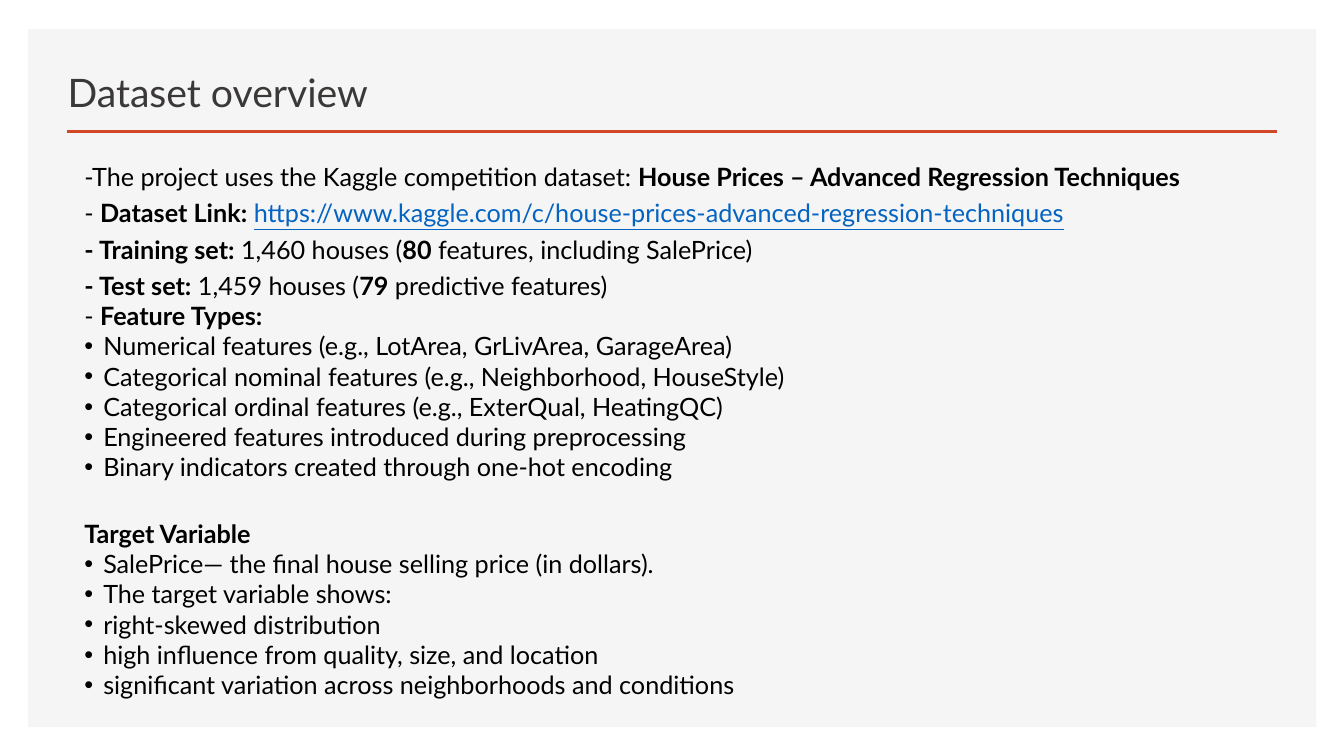
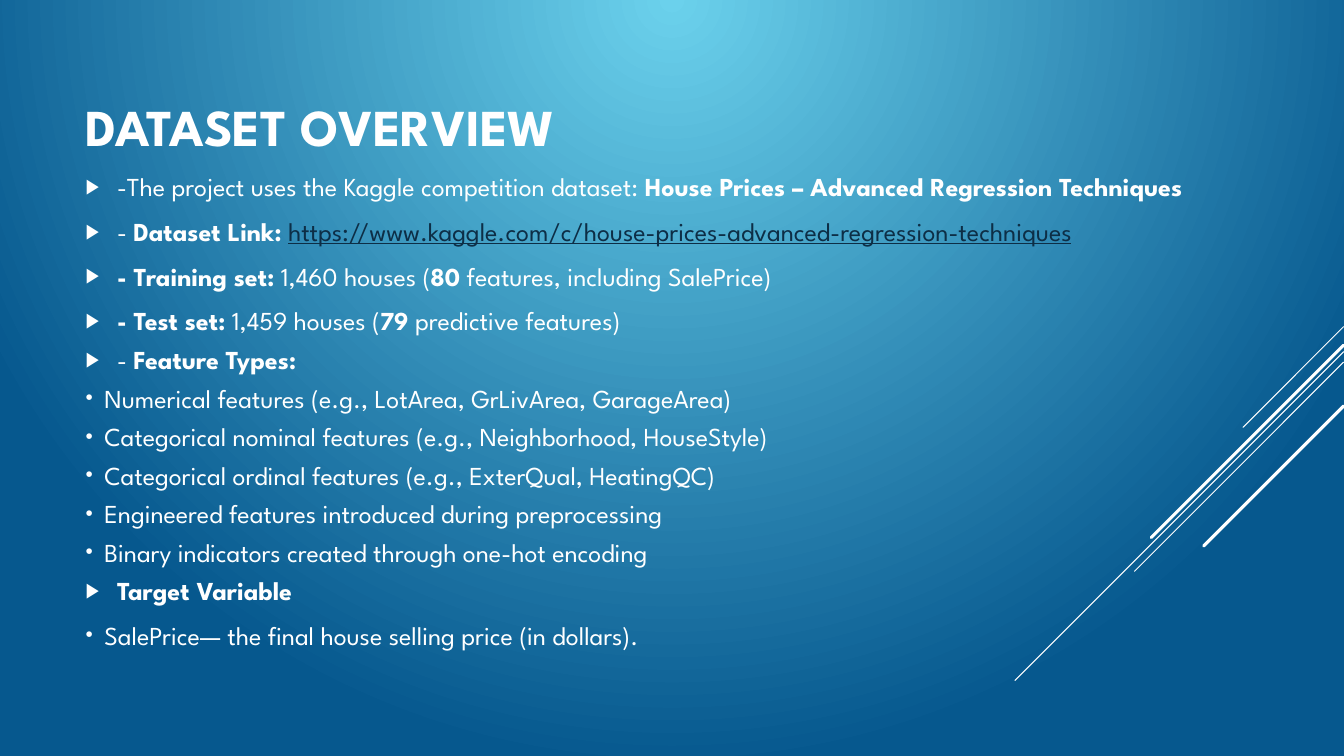
Before and after one commit to kibosivy/Property-Prices-Predictions, a slide deck: slide 3 of House price prediction presentation.pptx. Drawn at 1344x756 pixels with LibreOffice and Linux fonts; fonts in the diff are those of the drawing; background and template pictures are left out. Boxes give left, top, right and bottom in pixels: in the first picture for what was removed or moved away, otherwise in the second. Text is boxed around its words. In the diff, an @@ line names an element or a change of style, - is before the commit and + after.

```diff
--- a/House price prediction presentation.pptx
+++ b/House price prediction presentation.pptx
@@ background #FFFFFF to picture (left out) @@
@@ rectangle removed at (x1=28, y1=29, x2=1317, y2=728) @@
@@ text "DATASET OVERVIEW" moved from (x1=84, y1=167, x2=1180, y2=699) to (x1=86, y1=111, x2=1182, y2=651) @@
@@ text "DATASET OVERVIEW" at (x1=86, y1=111, x2=1182, y2=651): vertical alignment top to middle @@
@@ title removed at (x1=68, y1=78, x2=368, y2=108) @@
-Dataset overview
@@ text at (x1=86, y1=111, x2=555, y2=147): paragraph added @@
+DATASET OVERVIEW
@@ line removed from (67, 132) to (1277, 132) @@
@@ text at (x1=104, y1=178, x2=1182, y2=651): size 18 to 18.5 pt, font Lato to League Spartan; text colour #000000 to #FFFFFF in "-The project uses the Kaggle competition dataset: ...", "- Dataset Link:", "- Training set: 1,460 houses (80 features, ...", "- Test set: 1,459 houses (79 predictive ..." and 8 more places; text colour #0563C1 to #0D2E46 in "https://www.kaggle.com/c/house-prices-advanced-regression-te ..."; bullet none to ▶; line spacing 1.2 to 1; more space between paragraphs; line spacing 1 to 0.8 @@
@@ group added at (x1=1015, y1=327, x2=1344, y2=681): 5 lines @@
@@ text at (x1=103, y1=584, x2=734, y2=699): paragraphs removed @@
-• The target variable shows:
-• right-skewed distribution
-• high influence from quality, size, and location
-• significant variation across neighborhoods and conditions
```
Also in this commit, not shown: 3 other slides changed, 16 slides added, 20 slides removed, 9 other files.
